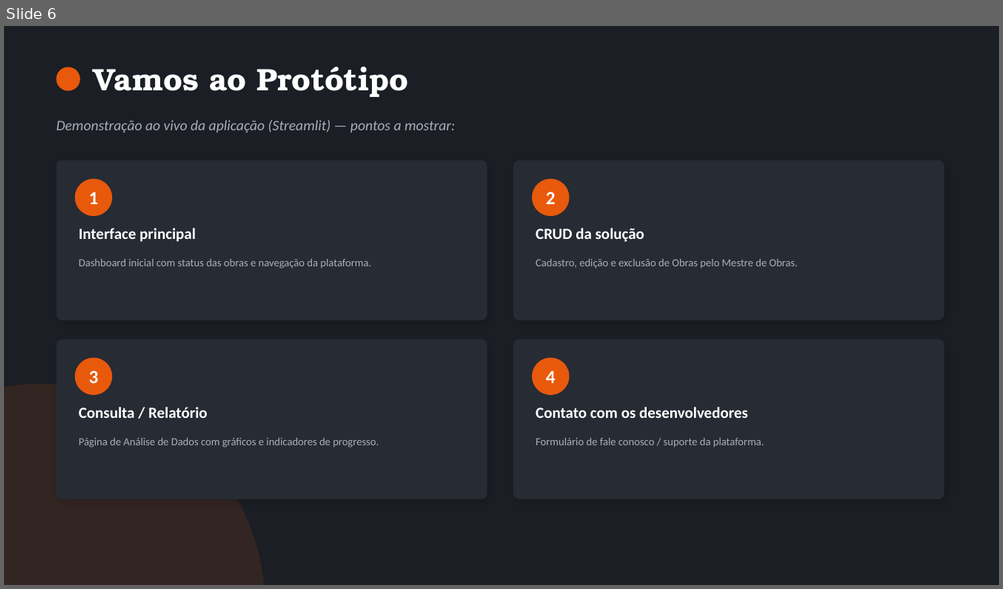
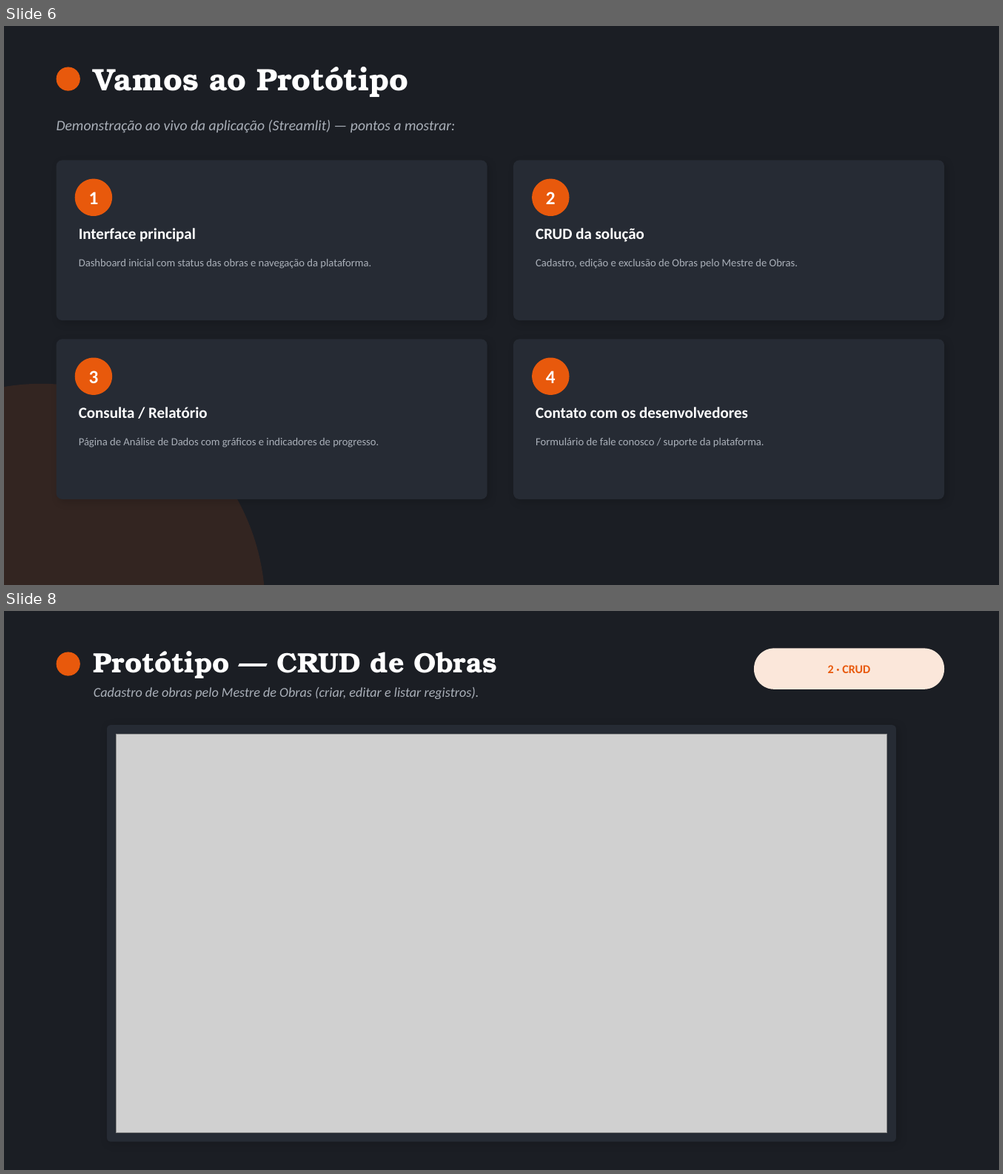
Before and after one commit to machadods/iaobra, a slide deck: doc/IAOBRA_Apresentacao.pptx. Shown one above the other, each under a label of ours: slide 6 before the commit, slides 6 and 8 after it; the slides between them are not shown. The pictures are 1003x589 and 1003x1174 pixels, drawn with LibreOffice and Linux fonts; fonts in the diff are those of the drawing; grey boxes stand for pictures. Boxes give left, top, right and bottom in pixels: in the first picture for what was removed or moved away, otherwise in the second. Text is boxed around its words. In the diff, an @@ line names an element or a change of style, - is before the commit and + after.

```diff
--- a/doc/IAOBRA_Apresentacao.pptx
+++ b/doc/IAOBRA_Apresentacao.pptx
@@ slide 8 added at [4, 611, 999, 1170], background #1B1E24 @@
@@ ellipse added at [57, 652, 80, 676], fill #E8590C @@
@@ text added at [94, 651, 497, 678], 27 pt, text #FFFFFF, bold @@
+Protótipo — CRUD de Obras
@@ rounded rectangle added at [754, 648, 944, 689], fill #FBE7DA @@
@@ text added at [828, 665, 870, 673], 11.5 pt, text #E8590C, bold @@
+2 · CRUD
@@ text added at [94, 687, 479, 699], 13 pt, text #A9AFB8, italic @@
+Cadastro de obras pelo Mestre de Obras (criar, editar e listar registros).
@@ rounded rectangle added at [107, 725, 896, 1142], fill #262B34 @@
@@ picture added at [116, 734, 887, 1133] @@
```
Also in this commit, not shown: 5 slides changed, 3 other slides added, 9 other files.
